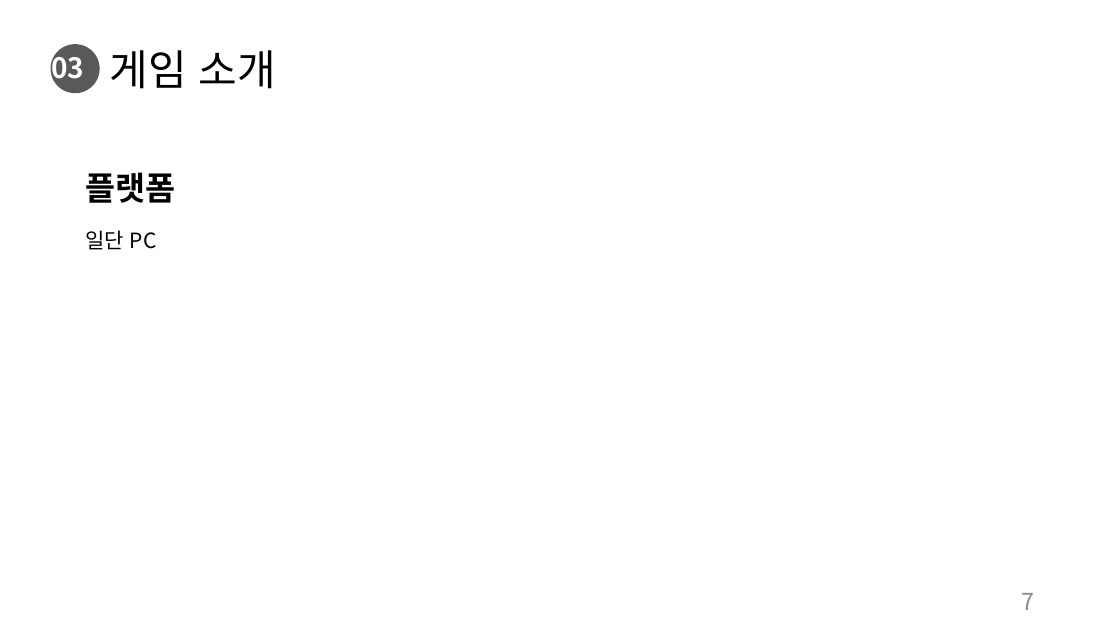
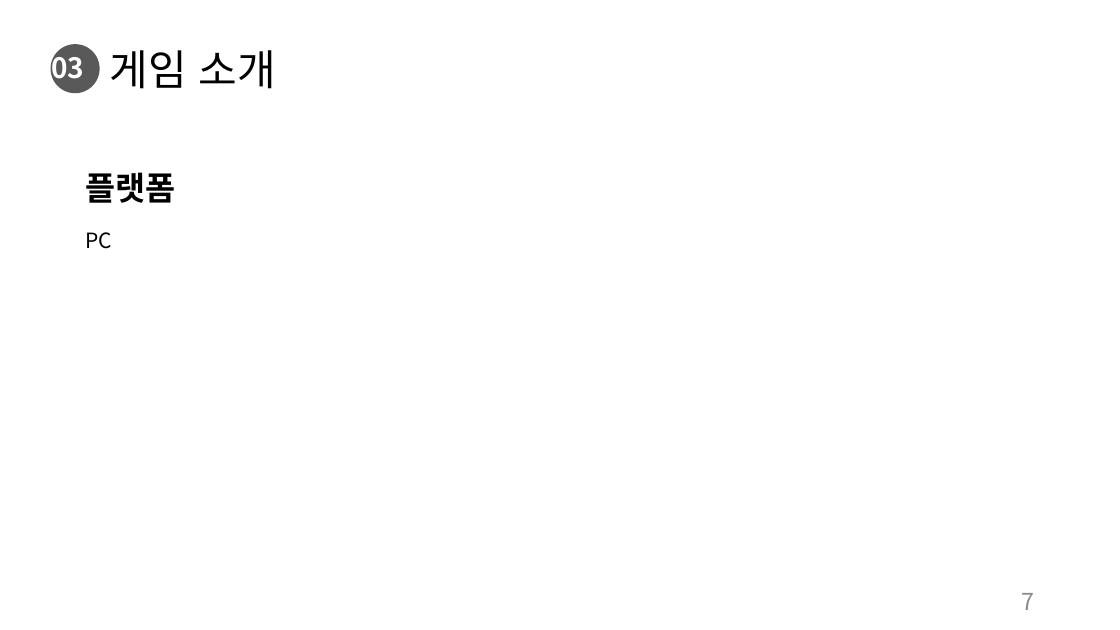
Before and after one commit to charobe/HDB, a slide deck: slide 7 of 조영욱/하자 드 바이오.pptx. Drawn at 1120x630 pixels with LibreOffice and Linux fonts; fonts in the diff are those of the drawing. Boxes give left, top, right and bottom in pixels: in the first picture for what was removed or moved away, otherwise in the second. Text is boxed around its words. In the diff, an @@ line names an element or a change of style, - is before the commit and + after.

```diff
--- a/조영욱/하자 드 바이오.pptx
+++ b/조영욱/하자 드 바이오.pptx
@@ text at [85, 232, 112, 249]: text changed @@
-일단 PC
+PC
```
Also in this commit, not shown: 13 other slides changed, 10 slides added, 1 slide removed, 1 other file.
